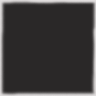
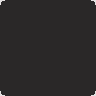
The second 96×96 image is a revision of the first. Changes to its layers:
painted on "Layer 1" over [0, 0, 96, 96]
